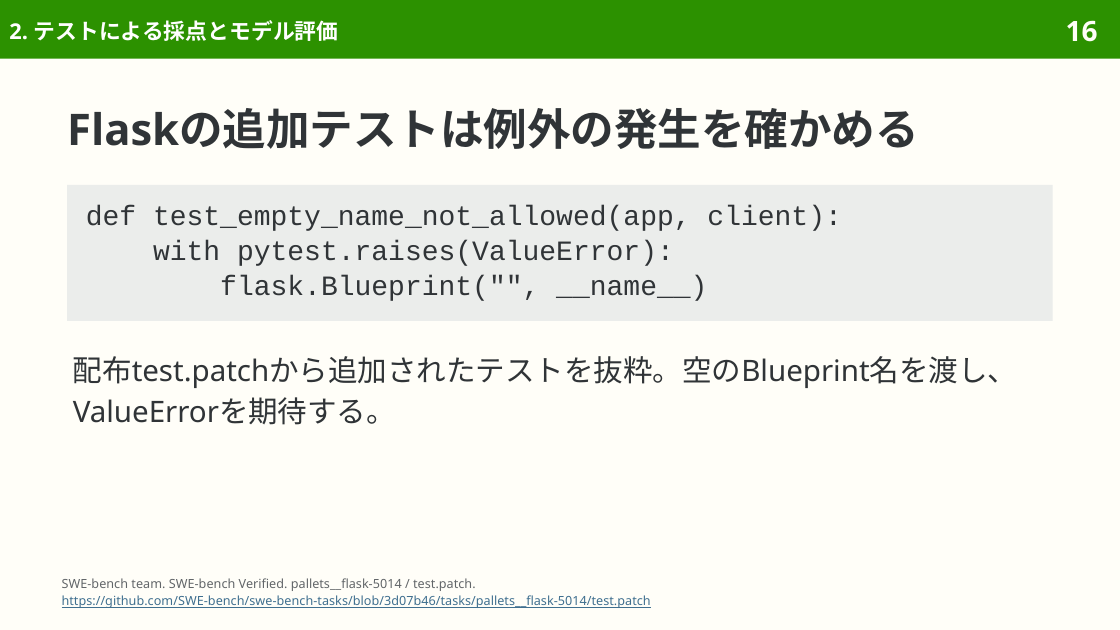
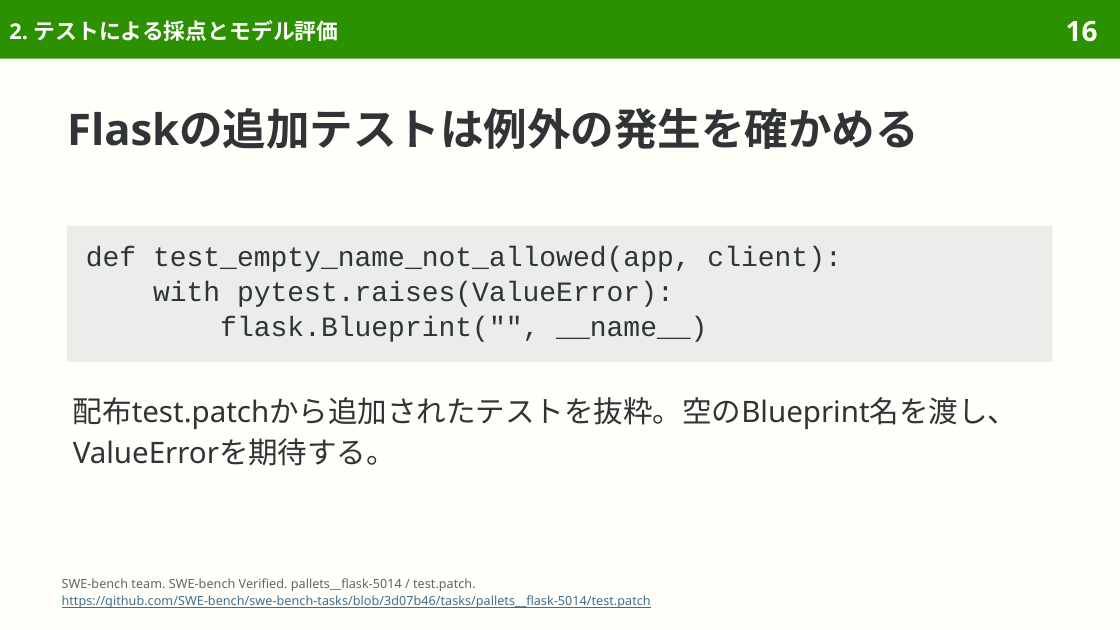
Before and after one commit to sasakiy84/datasets-in-10-minutes, a slide deck: slide 16 of slides/datasets-in-10-minutes-swe-bench-verified.pptx. Drawn at 1120x630 pixels with LibreOffice and Linux fonts; fonts in the diff are those of the drawing. Boxes give left, top, right and bottom in pixels: in the first picture for what was removed or moved away, otherwise in the second. Text is boxed around its words. In the diff, an @@ line names an element or a change of style, - is before the commit and + after.

Commit message:
Prioritize individual slide layout within a consistent visual tone

```diff
--- a/slides/datasets-in-10-minutes-swe-bench-verified.pptx
+++ b/slides/datasets-in-10-minutes-swe-bench-verified.pptx
@@ rectangle "def test_empty_name_not_allowed(app, client):": place and size @@
-rectangle "def test_empty_name_not_allowed(app, client):" at (67, 185, 1053, 321)
+rectangle "def test_empty_name_not_allowed(app, client):" at (67, 226, 1053, 363)
@@ text "配布test.patchから追加されたテストを抜粋。空のBlueprint名を渡し、ValueErrorを期待する。": place and size @@
-text "配布test.patchから追加されたテストを抜粋。空のBlueprint名を渡し、ValueErrorを期待する。" at (73, 356, 1017, 425)
+text "配布test.patchから追加されたテストを抜粋。空のBlueprint名を渡し、ValueErrorを期待する。" at (73, 397, 1017, 466)
```
Also in this commit, not shown: 14 other slides changed, 4 other files.
